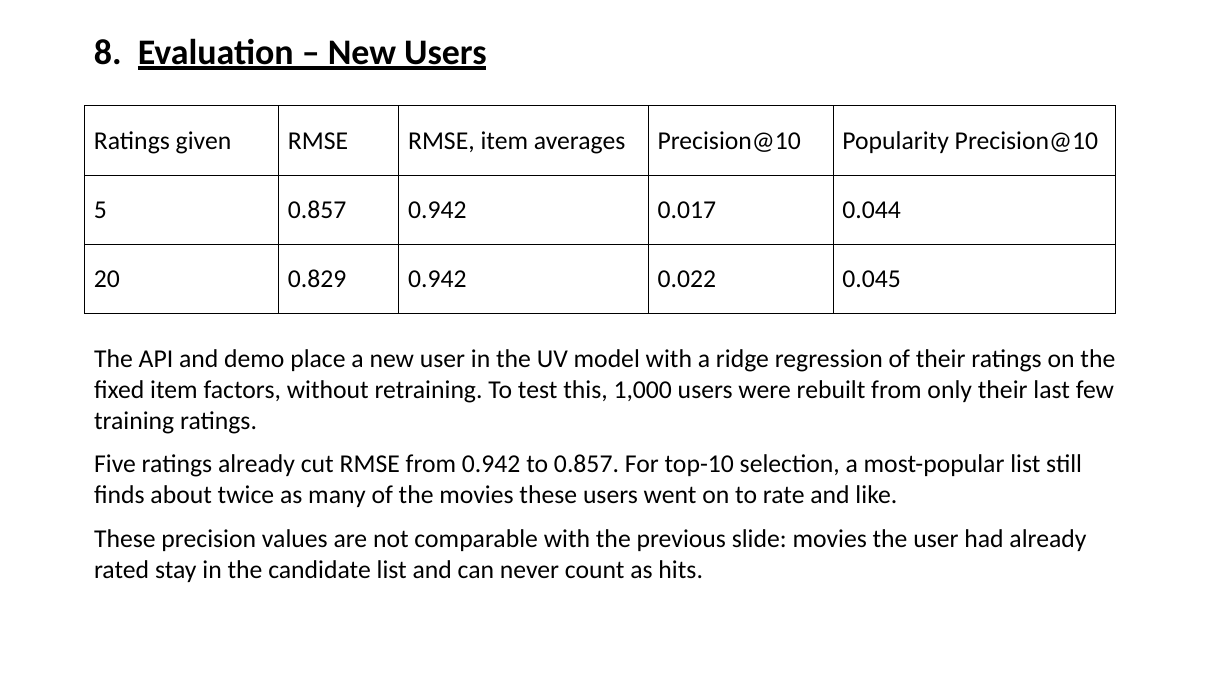
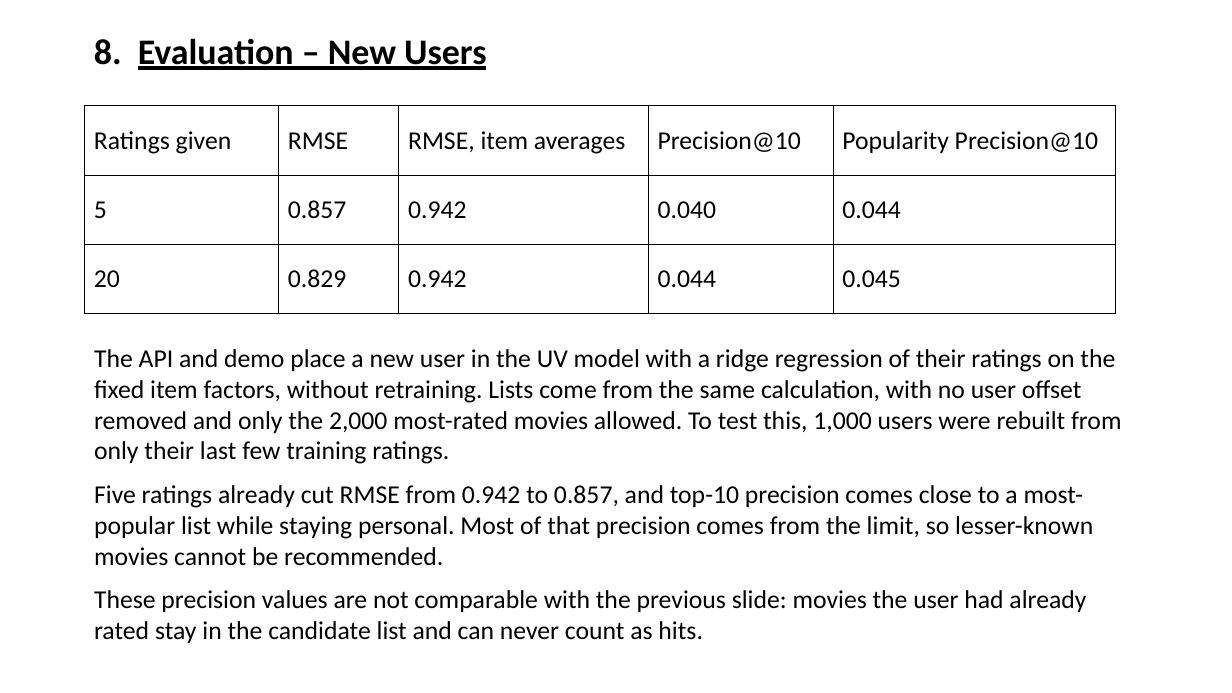
Before and after one commit to BillyGeros94/movie-recommendation-system, a slide deck: slide 13 of presentation/Recommender Presentation.pptx. Drawn at 1232x693 pixels with LibreOffice and Linux fonts; fonts in the diff are those of the drawing. Boxes give left, top, right and bottom in pixels: in the first picture for what was removed or moved away, otherwise in the second. Text is boxed around its words. In the diff, an @@ line names an element or a change of style, - is before the commit and + after.

Commit message:
Choose new-user recommendations from well-known movies with a stronger taste signal

```diff
--- a/presentation/Recommender Presentation.pptx
+++ b/presentation/Recommender Presentation.pptx
@@ table at box(85, 106, 1116, 314) @@
-row 2, column 4: 0.017
+row 2, column 4: 0.040
-row 3, column 4: 0.022
+row 3, column 4: 0.044
@@ text at box(94, 349, 1121, 565): text changed @@
-The API and demo place a new user in the UV model with a ridge regression of their ratings on the fixed item factors, without retraining. To test this, 1,000 users were rebuilt from only their last few training ratings.
-Five ratings already cut RMSE from 0.942 to 0.857. For top-10 selection, a most-popular list still finds about twice as many of the movies these users went on to rate and like.
+The API and demo place a new user in the UV model with a ridge regression of their ratings on the fixed item factors, without retraining. Lists come from the same calculation, with no user offset removed and only the 2,000 most-rated movies allowed. To test this, 1,000 users were rebuilt from only their last few training ratings.
+Five ratings already cut RMSE from 0.942 to 0.857, and top-10 precision comes close to a most-popular list while staying personal. Most of that precision comes from the limit, so lesser-known movies cannot be recommended.
```
Also in this commit, not shown: 12 other files.
